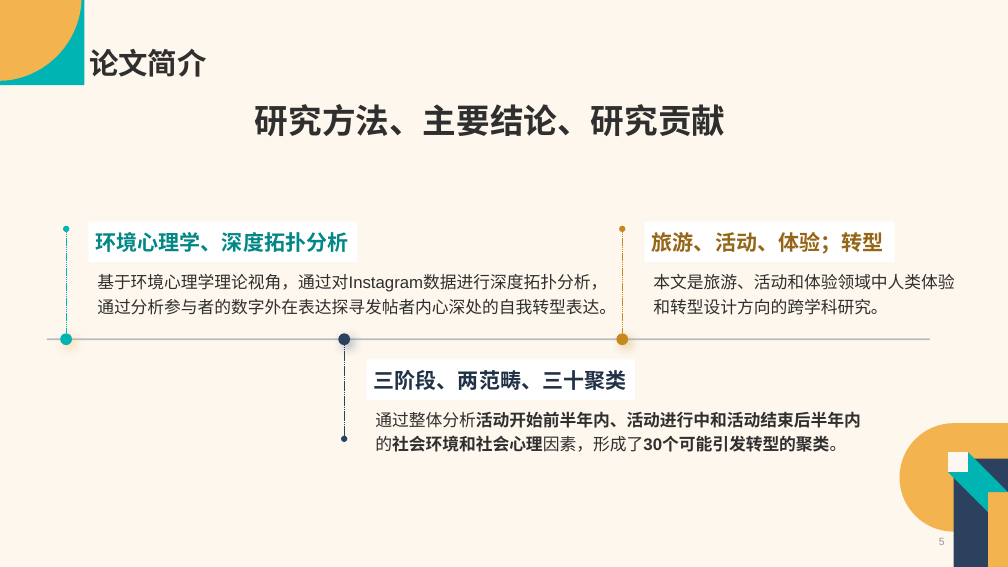
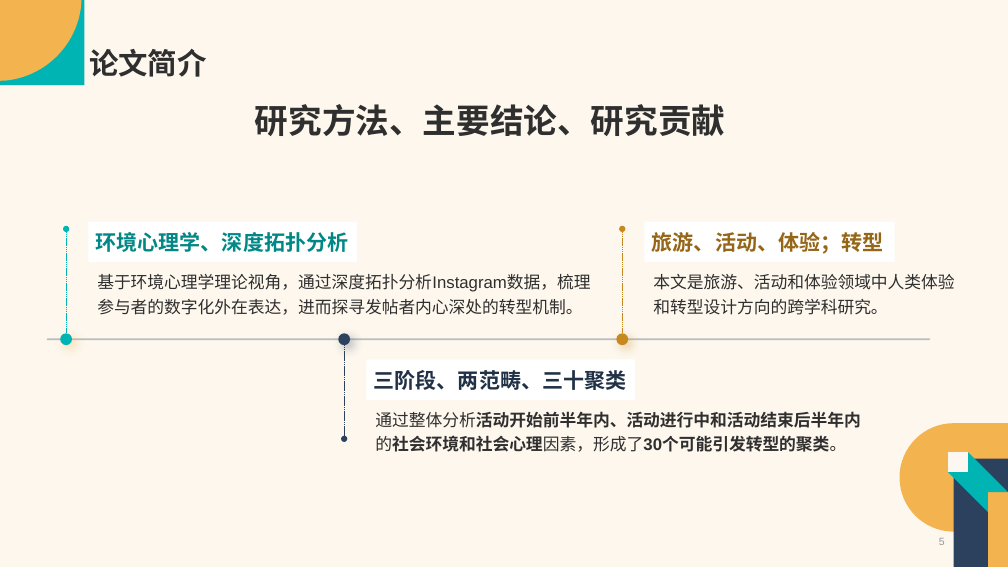
Before and after one commit to Vaelubo/Research, a slide deck: slide 5 of SSCI文章汇报.pptx. Drawn at 1008x567 pixels with LibreOffice and Linux fonts; fonts in the diff are those of the drawing. Boxes give left, top, right and bottom in pixels: in the first picture for what was removed or moved away, otherwise in the second. Text is boxed around its words. In the diff, an @@ line names an element or a change of style, - is before the commit and + after.

```diff
--- a/SSCI文章汇报.pptx
+++ b/SSCI文章汇报.pptx
@@ text at box(97, 274, 590, 315): text changed @@
-基于环境心理学理论视角，通过对Instagram数据进行深度拓扑分析，通过分析参与者的数字外在表达探寻发帖者内心深处的自我转型表达。
+基于环境心理学理论视角，通过深度拓扑分析Instagram数据，梳理参与者的数字化外在表达，进而探寻发帖者内心深处的转型机制。
```
Also in this commit, not shown: 10 other slides changed, 2 slides added, 1 slide removed, 2 other files.
